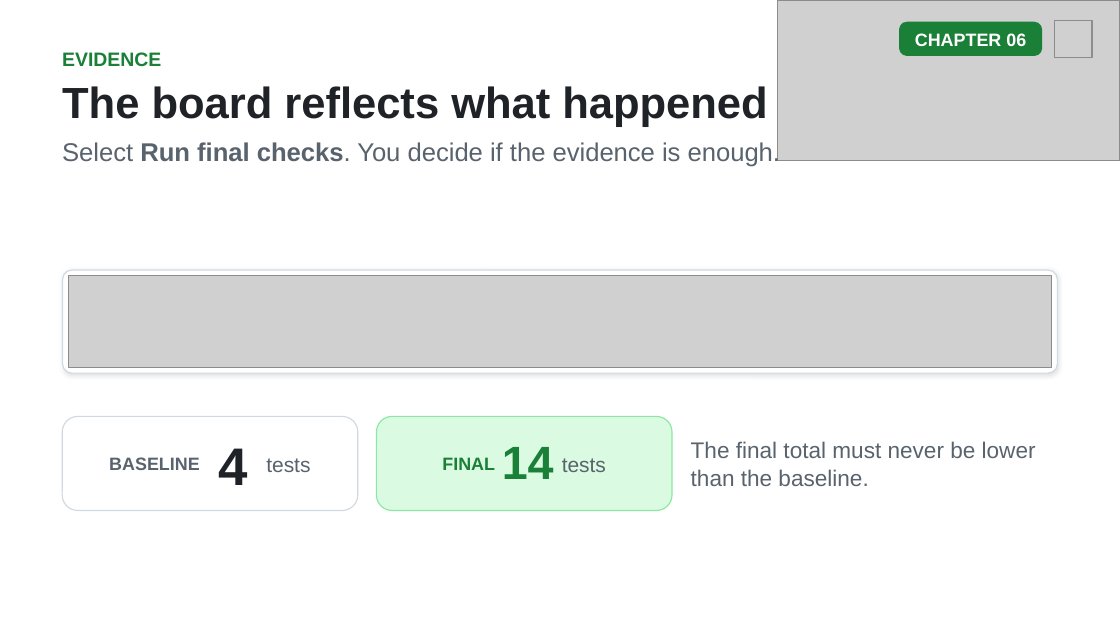
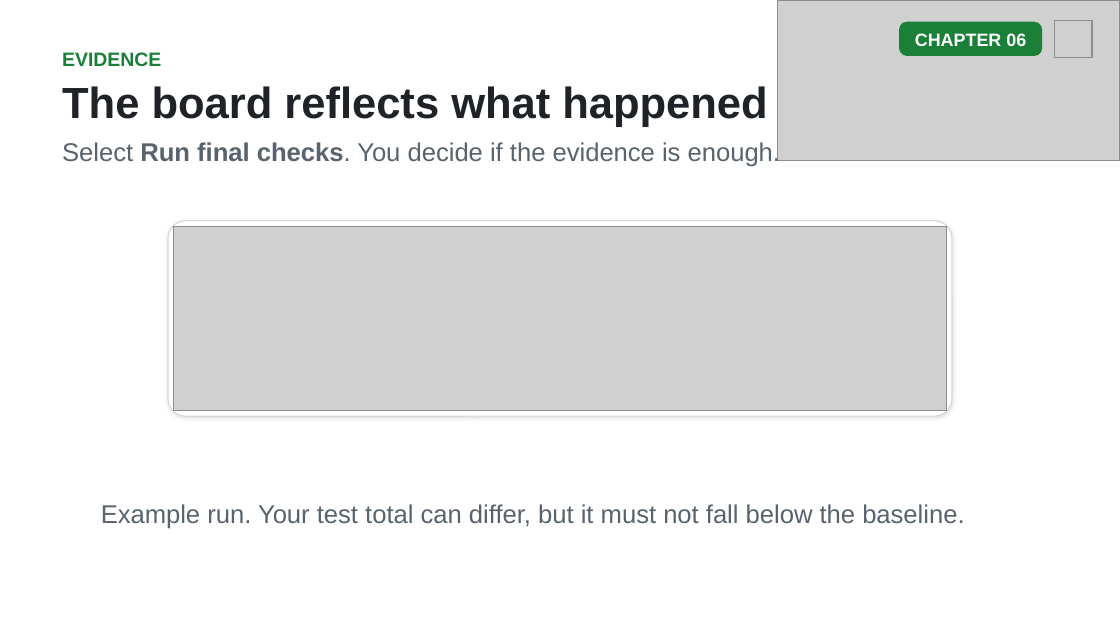
Before and after one commit to github/copilot-app-for-beginners, a slide deck: slide 13 of slides/06-canvases.pptx. Drawn at 1120x630 pixels with LibreOffice and Linux fonts; fonts in the diff are those of the drawing; grey boxes stand for pictures. Boxes give left, top, right and bottom in pixels: in the first picture for what was removed or moved away, otherwise in the second. Text is boxed around its words. In the diff, an @@ line names an element or a change of style, - is before the commit and + after.

```diff
--- a/slides/06-canvases.pptx
+++ b/slides/06-canvases.pptx
@@ rounded rectangle: place and size @@
-rounded rectangle at [63, 270, 1057, 373]
+rounded rectangle at [168, 221, 952, 417]
@@ picture: place and size @@
-picture at [68, 276, 1052, 367]
+picture at [174, 226, 946, 411]
@@ rounded rectangle removed at [63, 417, 358, 511] @@
@@ rounded rectangle removed at [376, 417, 672, 511] @@
@@ text removed at [218, 448, 247, 485] @@
-4
@@ text removed at [502, 447, 554, 479] @@
-14
@@ text removed at [109, 457, 200, 470] @@
-BASELINE
@@ text removed at [266, 458, 310, 472] @@
-tests
@@ text removed at [442, 457, 495, 470] @@
-FINAL
@@ text removed at [562, 458, 606, 472] @@
-tests
@@ text at [101, 504, 964, 529]: text changed; size 14.5 to 16.5 pt @@
-The final total must never be lower than the baseline.
+Example run. Your test total can differ, but it must not fall below the baseline.
```
Also in this commit, not shown: 3 other slides changed, 6 other files.
